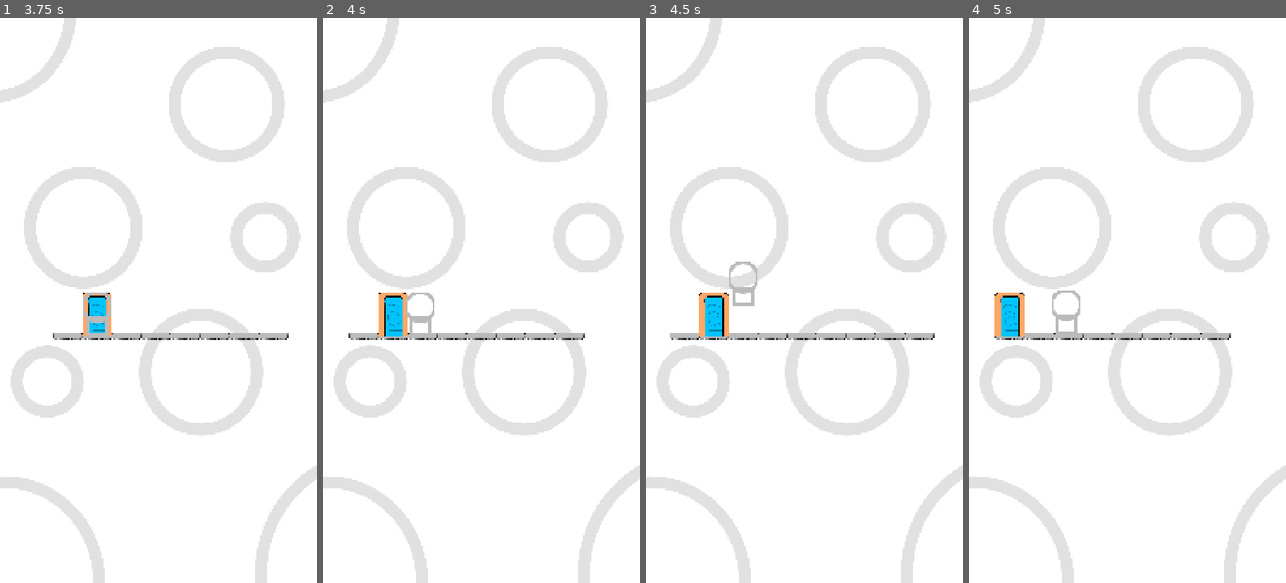
Above: before the commit, frames 1-4 (left to right).
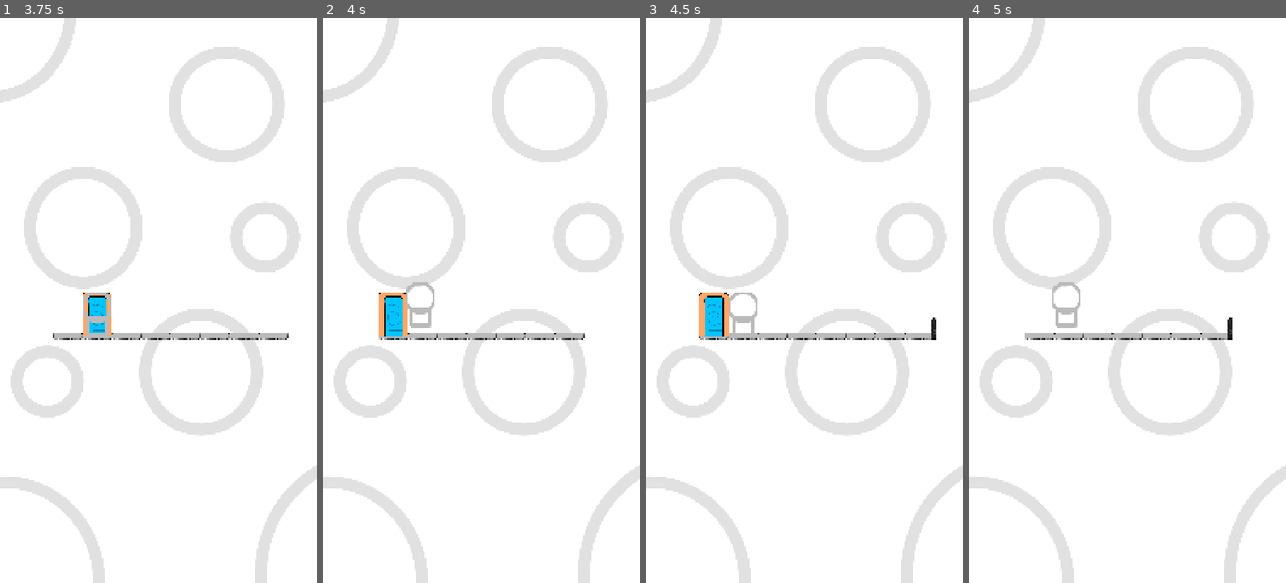
Above: after the commit, the same moments.

Repository: ocastrm/Projet_solo_1
Game: Godot game, scene res://Scene/monde.tscn
The game is run twice, just before and just after one commit, with the same random seed, the same clock (stepped at 60 frames per second) and the same inputs.
Inputs:
- Up to frame 1 (3.75 s): tap Enter at 0.5, 2, 3.5 s; tap Space (Saut) at 0.77, 1.25, 1.52, 2.75, 3.02 s
- Up to frame 2 (4 s): tap Space (Saut) at 3.77 s
- Up to frame 3 (4.5 s): no input
- Up to frame 4 (5 s): tap Space (Saut) at 4.52 s

Frame 1 is identical in both runs. In frame 2, 0.5% of the frame differs, in the area x 8-36%, y 46-57%; in frame 3, 0.6%; in frame 4, 1.2%, in the area x 8-84%, y 46-57%.

Commit message:
Muret et restart

Diff:
--- a/Scene/Niveau/Element_de_niveau/Obstacles/muret.tscn
+++ b/Scene/Niveau/Element_de_niveau/Obstacles/muret.tscn
@@ -1,16 +1,22 @@
-[gd_scene load_steps=3 format=3 uid="uid://c5ld65k4ylcnw"]
+[gd_scene load_steps=4 format=3 uid="uid://c5ld65k4ylcnw"]
 
-[ext_resource type="Texture2D" uid="uid://c6ixkk6vc6w4c" path="res://Asset/Eléments/muret_v.01.png" id="1_2qt2u"]
+[ext_resource type="Script" uid="uid://btjx1ikpbmba0" path="res://Scene/Niveau/Element_de_niveau/Obstacles/script/muret.gd" id="1_826l4"]
+[ext_resource type="Texture2D" uid="uid://nrgw62jsfxwq" path="res://Asset/Eléments/muret_v.02.png" id="2_826l4"]
 
 [sub_resource type="RectangleShape2D" id="RectangleShape2D_826l4"]
-size = Vector2(10, 18)
+size = Vector2(10, 42)
 
-[node name="Muret" type="CharacterBody2D"]
+[node name="Muret" type="Area2D"]
+z_index = 2
+collision_layer = 2
+script = ExtResource("1_826l4")
 
 [node name="Sprite2D" type="Sprite2D" parent="."]
 texture_filter = 1
-texture = ExtResource("1_2qt2u")
+texture = ExtResource("2_826l4")
 
 [node name="CollisionShape2D" type="CollisionShape2D" parent="."]
-position = Vector2(0, 2)
+position = Vector2(0, 14)
 shape = SubResource("RectangleShape2D_826l4")
+
+[connection signal="body_entered" from="." to="." method="_on_body_entered"]
--- /dev/null
+++ b/Scene/Niveau/Element_de_niveau/Obstacles/script/muret.gd
@@ -0,0 +1,17 @@
+extends Area2D
+var taille = 100
+@export var vitesse = 5
+
+
+func _physics_process(delta: float) -> void:
+	if get_parent().find_child("Timer_attente_plateforme").is_stopped() and get_parent().demarrer == true :
+		avancer(delta)
+
+func avancer(delta: float):
+	position.x -= taille * delta * vitesse
+
+
+
+func _on_body_entered(body: Node2D) -> void:
+	if body.name == "Joueur" :
+		get_parent().recommencer_niveau()
--- a/Scene/Niveau/Script/niveau.gd
+++ b/Scene/Niveau/Script/niveau.gd
@@ -4,6 +4,7 @@
 @export var muret_scene :PackedScene
 var demarrer = false
 @export var vague = 10
+@export var bpm = 60
 var vague_passe = 0
 
 func _ready() -> void:
@@ -26,11 +27,17 @@
 
 func fin_niveau():
 	demarrer = false
+	recommencer_niveau()
 
 func generer_plateforme(Position):
 	var plateforme :CharacterBody2D = plateforme_scene.instantiate()
 	add_child(plateforme)
 	plateforme.global_position = Position
+
+func generer_muret(Position):
+	var muret :Area2D = muret_scene.instantiate()
+	add_child(muret)
+	muret.global_position = Position
 
 func generer_porte(Position):
 	var porte = porte_scene.instantiate()
@@ -45,10 +52,23 @@
 			$Joueur.saut = true
 			$Joueur.prochaines_actions = []
 
+func verifier_apparition_muret():
+	var muret_potentielle = randi_range(0,1)
+	if muret_potentielle == 1 :
+		generer_muret($Position_muret.global_position)
+
+func faire_disparaitre_plateforme():
+	pass
+
+func recommencer_niveau():
+	get_tree().reload_current_scene()
+
+
 func _on_timer_apparition_plateforme_timeout() -> void:
 	if vague_passe < vague :
 		generer_plateforme($Position_plateforme.global_position)
-		verifier_action()
+		verifier_apparition_muret()
+		faire_disparaitre_plateforme()
 		$Timer_attente_plateforme.start()
 		vague_passe += 1
 		if vague_passe == vague - 5 :
@@ -57,9 +77,11 @@
 		generer_plateforme($Position_plateforme.global_position)
 		fin_niveau()
 
+func _on_start_timer_timeout() -> void:
+	init_niveau()
 
 func _on_area_2d_body_entered(body: Node2D) -> void:
 	body.queue_free()
 
-func _on_start_timer_timeout() -> void:
-	init_niveau()
+func _on_timer_attente_plateforme_timeout() -> void:
+	verifier_action()
--- a/Scene/Niveau/niveau_1.tscn
+++ b/Scene/Niveau/niveau_1.tscn
@@ -30,8 +30,11 @@
 [node name="Position_plateforme" type="Marker2D" parent="."]
 position = Vector2(930, 1080)
 
+[node name="Position_muret" type="Marker2D" parent="."]
+position = Vector2(980, 1055)
+
 [node name="Area2D" type="Area2D" parent="."]
-position = Vector2(70, 1080)
+position = Vector2(120, 1080)
 collision_mask = 2
 metadata/_edit_group_ = true
 
@@ -55,5 +58,6 @@
 scale = Vector2(2, 2)
 
 [connection signal="timeout" from="Timer_apparition_plateforme" to="." method="_on_timer_apparition_plateforme_timeout"]
+[connection signal="timeout" from="Timer_attente_plateforme" to="." method="_on_timer_attente_plateforme_timeout"]
 [connection signal="timeout" from="Start_timer" to="." method="_on_start_timer_timeout"]
 [connection signal="body_entered" from="Area2D" to="." method="_on_area_2d_body_entered"]
--- a/Scene/Script/joueur.gd
+++ b/Scene/Script/joueur.gd
@@ -7,7 +7,7 @@
 func _physics_process(delta: float) -> void:
 	if saut == true :
 		if temps < 1 :
-			temps += delta
+			temps += delta * 5
 		sauter_frame(temps)
 
 func _input(_event: InputEvent) -> void:
--- a/Scene/joueur.tscn
+++ b/Scene/joueur.tscn
@@ -15,8 +15,8 @@
 }]
 
 [sub_resource type="CapsuleShape2D" id="CapsuleShape2D_vl7wj"]
-radius = 24.0
-height = 74.0
+radius = 5.0
+height = 64.0
 
 [node name="Joueur" type="CharacterBody2D"]
 z_index = 1
Binary file added: Asset/Eléments/muret_v.02.png
Not shown, added: Asset/Eléments/muret_v.02.png.import
Not shown, added: Asset/Musique/120_bpm/all-the-time.mp3.import
Not shown, added: Asset/Musique/120_bpm/the-center-of-gravity-no-drums.mp3.import
Not shown, added: Asset/Musique/170_bpm/hummingbird-game.mp3.import
Not shown, added: Scene/Niveau/Element_de_niveau/Obstacles/script/muret.gd.uid
Not shown, changed: Asset/Eléments/muret.kra
Not shown, added: Asset/Eléments/muret.kra~
Not shown, added: Asset/Eléments/muret_v.02.png~
Not shown, added: Asset/Musique/120_bpm/all-the-time.mp3
Not shown, added: Asset/Musique/120_bpm/the-center-of-gravity-no-drums.mp3
Not shown, added: Asset/Musique/170_bpm/hummingbird-game.mp3
